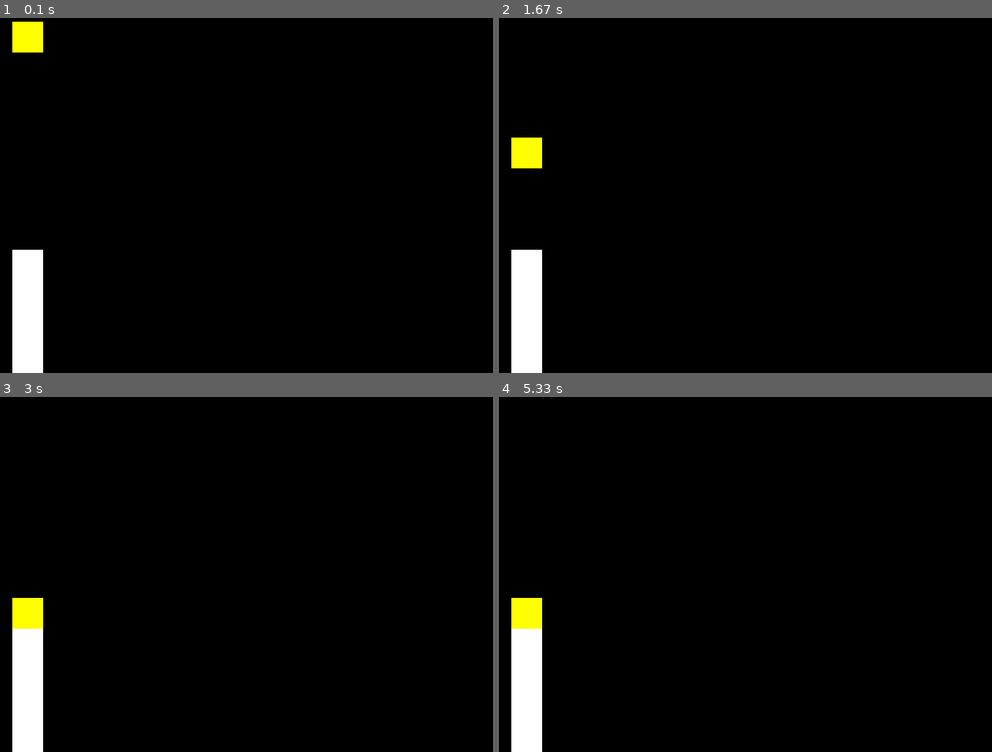
Above: before the commit, frames 1-4 (two rows, left to right).
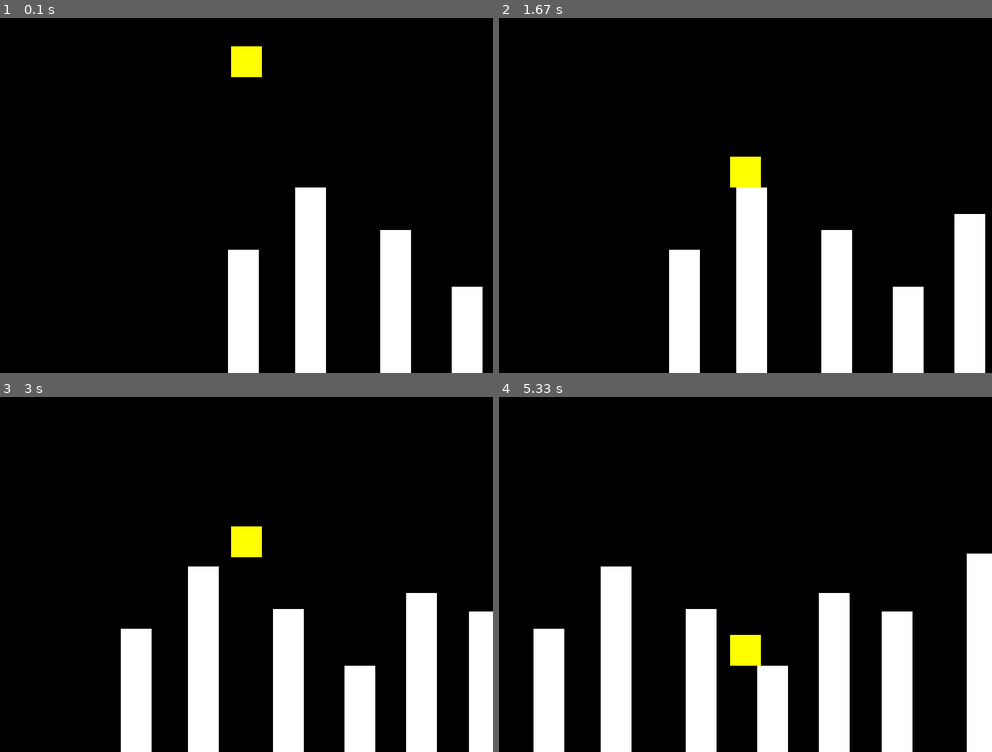
Above: after the commit, the same moments.

Repository: EVAVIKA/Training
Game: pygame game, started from pygame/main.py
The game is run twice, just before and just after one commit, with the same random seed, the same clock (stepped at 60 frames per second) and the same inputs.
Inputs:
- Up to frame 1 (0.1 s): no input
- Up to frame 2 (1.67 s): tap Space at 0.33 s
- Up to frame 3 (3 s): tap Space at 1.67, 2.07, 2.37, 2.57 s
- Up to frame 4 (5.33 s): tap Space at 3.4, 3.7, 3.97, 4.3, 4.6, 4.73, 5.13 s

The runs differ from the first frame. In frame 1, 13% of the frame differs, in the area x 2-98%, y 1-100%; in frame 2, 16%; in frame 3, 17%; in frame 4, 20%, in the area x 2-100%, y 44-100%.

Commit message:
На пол пути

Diff:
--- a/pygame/main.py
+++ b/pygame/main.py
@@ -1,55 +1,74 @@
+from numpy import place
 import pygame
 import sys
+from object import *
+import random
 
-def get_player_obj(screen, posX, posY):
-    color = (255, 255, 0)
-    h = 50
-    w = 50
-    pygame.draw.rect(screen, color, (posX, posY, w, h))
-    return (posX, posY, w, h)
+class Logic:
+    def __init__(self, screen, speed):
+        self.player = Player(screen)
+        self.platform = Platform(screen)
+        self.screen = screen
+        self.speed = speed
 
-def get_platform(screen, posX, posY):
-    color = (255, 255, 255)
-    h = 220
-    w = 50
-    pygame.draw.rect(screen, color, (posX, posY, w, h))
-    return (posX, posY, w, h)
+    def on_update(self):
+        self.player.render()
+        self.rener_platforms()
+        self.move_platforms()
+        self.try_destroy_platform()
+        self.try_create_platform()
 
-def collision(obj1, obj2):
-    Obj1LeftBot = (obj1[0], obj1[1] + obj1[3])
-    Obj1RightBot = (obj1[0] + obj1[2], obj1[1] + obj1[3])
+    def rener_platforms(self):
+        for platform in ObjectEngine.all_objects:
+            platform.render()
 
-    Obj2LeftTop = (obj2[0], obj2[1])
-    Obj2RightTop = (obj2[0] + obj2[2], obj2[1])
+    def move_platforms(self):
+        for platform in ObjectEngine.all_objects:
+            platform.posX -= self.speed
 
-    return Obj1LeftBot[1] >= Obj2LeftTop[1] and (Obj1RightBot[0] >= Obj2LeftTop[0] or Obj1LeftBot[0] <= Obj2RightTop[0])
+    def try_destroy_platform(self):
+        try:
+            platform = ObjectEngine.all_objects[0]
+            if platform.posX <= -platform.w:
+                platform.destroy()
+        except:
+            return
 
+    def try_create_platform(self):
+        while len(ObjectEngine.all_objects) < 9:
+            self.generate_platform()
 
-
+    def generate_platform(self):
+        new_platform = Platform(self.screen)
+        min_y = 250
+        max_y = 500
+        min_bias_X = 100
+        max_bias_X = 150
+        new_platform.posY = random.uniform(min_y, max_y)
+        new_platform.posX = ObjectEngine.all_objects[-2].posX + random.uniform(min_bias_X, max_bias_X)
+        return new_platform
 
 def main():
     pygame.init()
     screen = pygame.display.set_mode((800, 600))
+    logic = Logic(screen, 1)
     pygame.display.set_caption('Square')
     background_color = (0, 0, 0)
-    playePos = (20, 20)
-    platformPos = (20, 400)
-    gravity = 2
     run = True
-
     clock = pygame.time.Clock()
 
     while run:
         for event in pygame.event.get():
+            if event.type == pygame.KEYDOWN:
+                if event.key == pygame.K_SPACE:
+                    logic.player.jump()
             if event.type == pygame.QUIT:
                 run = False
                 sys.exit()
+        screen.fill(background_color)
 
+        logic.on_update()
 
-        screen.fill(background_color)
-        playePos = get_player_obj(screen, playePos[0], playePos[1])
-        platformPos = get_platform(screen, platformPos[0], platformPos[1])
-        if not collision(playePos, platformPos): playePos = (playePos[0], playePos[1] + gravity)
         pygame.display.update()
         clock.tick(60)
 
--- /dev/null
+++ b/pygame/object.py
@@ -0,0 +1,95 @@
+import pygame
+
+
+class ObjectEngine:
+    all_objects = []
+
+    @staticmethod
+    def add_object(obj):
+        ObjectEngine.all_objects.append(obj)
+
+    def check_collision(player, on_collision):
+
+        def is_collide(platform):
+            player_left_bot = {'x': player.posX, 'y': player.posY + player.h}
+            player_right_bot = {'x': player.posX +
+                                player.w, 'y': player.posY + player.h}
+
+            platform_left_top = {'x': platform.posX, 'y': platform.posY}
+            platform_right_top = {'x': platform.posX +
+                                  platform.w, 'y': platform.posY}
+
+            return (player_left_bot['y'] >= platform_left_top['y'] and (player_right_bot['x'] >= platform_left_top['x'] and player_left_bot['x'] <= platform_right_top['x']), player_left_bot['y'] != platform_left_top['y'], platform_left_top['y'])
+
+        for platform in ObjectEngine.all_objects:
+            is_collide_check = is_collide(platform)
+            if is_collide_check[0]:
+                on_collision(is_collide_check[1], is_collide_check[2])
+
+
+class GameObject:
+    def __init__(self, screen):
+        self.posX = 0
+        self.posY = 0
+        self.w = 0
+        self.h = 0
+        self.color = (0, 0, 0)
+        self.screen = screen
+
+    def render(self):
+        pygame.draw.rect(self.screen, self.color,
+                         (self.posX, self.posY, self.w, self.h))
+
+    def destroy(self):
+        ObjectEngine.all_objects.remove(self)
+
+
+class Player(GameObject):
+    def __init__(self, screen):
+        super().__init__(screen)
+        self.color = (255, 255, 0)
+        self.h = 50
+        self.w = 50
+        self.posX = 400 - (self.w / 2)
+        self.posY = 20
+
+        self.is_grounded = False
+        self.g = 10
+
+        self.jump_force = 200
+        self.jump_speed = 15 + self.g
+        self.in_jump = False
+
+    def jump(self):
+        if not self.is_grounded:
+            return
+        self.in_jump = True
+        self.jump_start_posY = self.posY
+        self.jump_end = self.jump_start_posY - self.jump_force
+
+    def on_collision(self, isLower, platform_top):
+        self.is_grounded = True
+        if (isLower):
+            self.posY = platform_top - self.h
+
+    def render(self):
+        super().render()
+        self.is_grounded = False
+        ObjectEngine.check_collision(self, self.on_collision)
+        if not self.is_grounded:
+            self.posY += self.g
+        if self.in_jump:
+            if self.posY <= self.jump_end:
+                self.in_jump = False
+            self.posY -= self.jump_speed
+
+
+class Platform(GameObject):
+    def __init__(self, screen):
+        super().__init__(screen)
+        self.color = (255, 255, 255)
+        self.h = 2200
+        self.w = 50
+        self.posX = 400 - (self.w / 2)
+        self.posY = 400
+        ObjectEngine.add_object(self)
